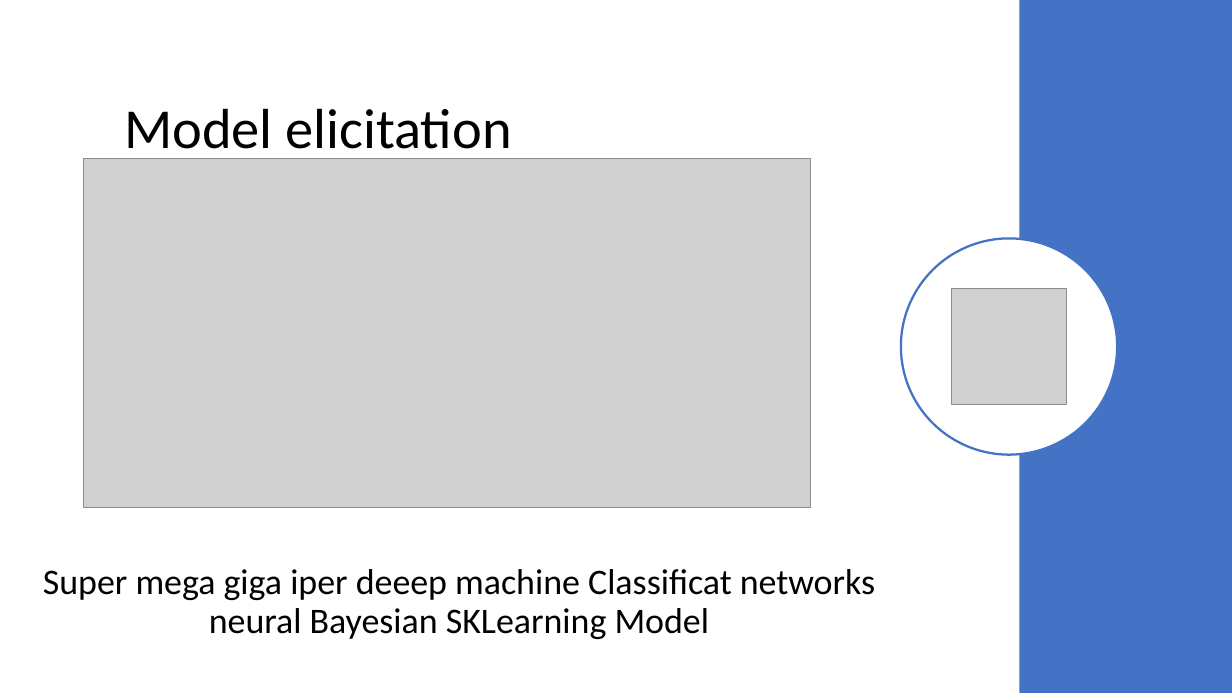
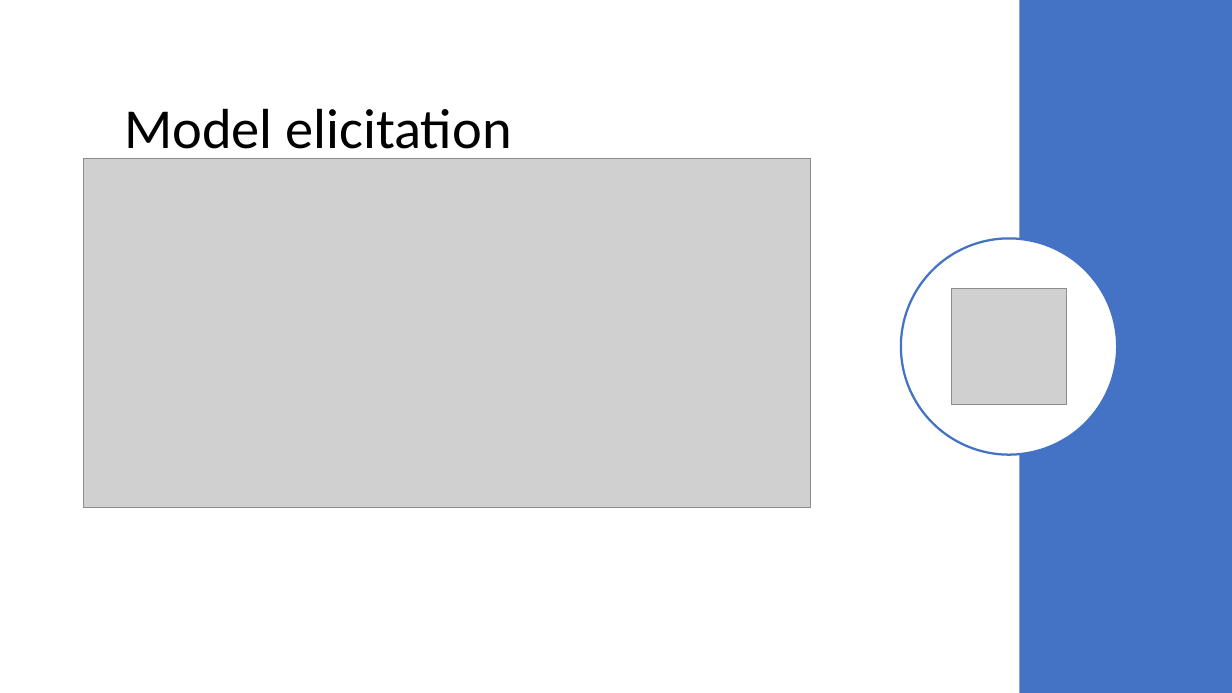
Before and after one commit to cerniello/WalkingPatternClassification_SL, a slide deck: slide 8 of Presentation Group 13.pptx. Drawn at 1232x693 pixels with LibreOffice and Linux fonts; fonts in the diff are those of the drawing; grey boxes stand for pictures. Boxes give left, top, right and bottom in pixels: in the first picture for what was removed or moved away, otherwise in the second. Text is boxed around its words. In the diff, an @@ line names an element or a change of style, - is before the commit and + after.

```diff
--- a/Presentation Group 13.pptx
+++ b/Presentation Group 13.pptx
@@ text removed at (43,569,875,639) @@
-Super mega giga iper deeep machine Classificat networks neural Bayesian SKLearning Model
```
Also in this commit, not shown: 4 other slides changed, 6 slides added, 3 slides removed.
